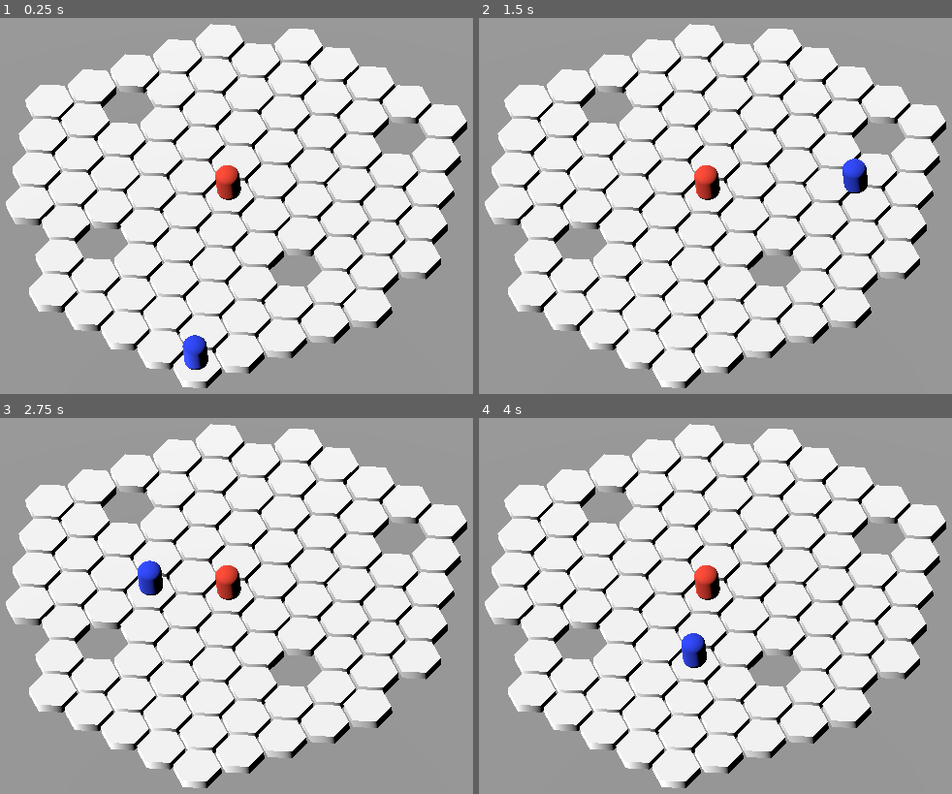
Above: before the commit, frames 1-4 (two rows, left to right).
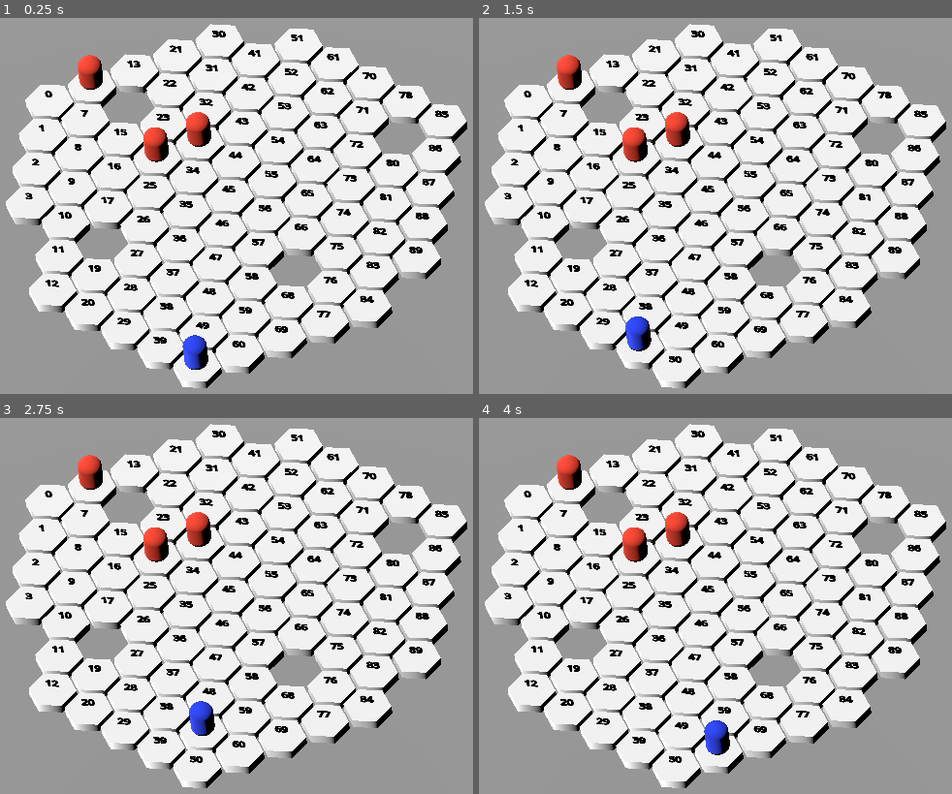
Above: after the commit, the same moments.

Repository: cwahlfeldt/hex-game-2
Game: Godot game, scene res://main.tscn
Same seed, same stepped clock (60 frames per second), same inputs: the game is played once before the commit and once after it.
Inputs (mouse positions are in pixels of both pictures, inside the frame that each line leads up to):
- Up to frame 1 (0.25 s): no input
- Up to frame 2 (1.5 s): tap Enter at 0.5 s; move the mouse to (871, 175) at 0.52 s; click (871, 175) at 0.6 s; move the mouse to (545, 221) at 1.27 s; click (545, 221) at 1.35 s
- Up to frame 3 (2.75 s): move the mouse to (297, 500) at 2.02 s; click (297, 500) at 2.1 s
- Up to frame 4 (4 s): move the mouse to (663, 684) at 2.77 s; click (663, 684) at 2.85 s; move the mouse to (933, 662) at 3.52 s; click (933, 662) at 3.6 s

The runs differ from the first frame. In frame 1, 4.6% of the frame differs, in the area x 5-95%, y 3-88%; in frame 2, 5.4%, in the area x 5-95%, y 3-92%; in frame 3, 5.4%; in frame 4, 5.4%.

Commit message:
turn queue

Diff:
--- /dev/null
+++ b/game.bak.gd
@@ -0,0 +1,77 @@
+extends Node3D
+
+const player_scene = preload("res://scenes/player/player.tscn")
+const enemy_scene = preload("res://scenes/enemy/enemy.tscn")
+
+#var player: Character
+var hex_grid
+var path_finding: AStar3D
+var player_start_hex_id = 50
+var player_path_id = 50
+var path = []
+var enemy_path = []
+var is_player_turn = true
+var enemies = []
+var rng = RandomNumberGenerator.new()
+var turn_queue: TurnQueue = TurnQueue.new()
+
+# Called when the node enters the scene tree for the first time.
+func _ready() -> void:
+	SignalBus.selected_hex.connect(_on_selected_hex)
+	var hex_grid_init = HexGrid.initialize()
+	hex_grid = hex_grid_init.grid
+	path_finding = hex_grid_init.astar
+
+	var player = init_player(50)
+	turn_queue.add_entity(player)
+
+	enemies = range(3).map(func(n):
+		var enemy = init_enemy(n)
+		turn_queue.add_entity(enemy)
+	)
+
+	turn_queue.turn_changed.connect(_on_turn_changed)
+
+
+# Called every frame. 'delta' is the elapsed time since the previous frame.
+func _process(delta: float) -> void:
+	var current_character: Character = turn_queue.get_current()
+	if current_character.path.size() > 1:
+		Animate.through_with_callback(current_character, current_character.path, _on_player_move_end)
+
+
+func _on_turn_changed(entity):
+	print("It's now " + entity.name + "'s turn!")
+
+
+func _on_player_move_end():
+	var current_character: Character = turn_queue.get_current()
+	var current_hex_id = path_finding.get_closest_point(current_character.path[1])
+	current_character.current_hex_id = current_hex_id
+	current_character.path = []
+	turn_queue.next_turn()
+
+
+func _on_selected_hex(hex):
+	var current_character: Character = turn_queue.get_current()
+	current_character.path = path_finding.get_point_path(current_character.current_hex_id, hex.index).slice(0, 2)
+	var path_ids = range(current_character.path.size()).map(func(i): return path_finding.get_closest_point(current_character.path[i]))
+	print(path_ids)
+
+
+func init_player(id: int):
+	var player = player_scene.instantiate()
+	var location = path_finding.get_point_position(id)
+	player.current_hex_id = id
+	add_child(player)
+	player.global_transform.origin = location
+	return player
+
+
+func init_enemy(id: int):
+	var enemy: Character = enemy_scene.instantiate()
+	var location = path_finding.get_point_position(id)
+	enemy.current_hex_id = id
+	add_child(enemy)
+	enemy.global_transform.origin = location
+	return enemy
--- a/game.gd
+++ b/game.gd
@@ -1,57 +1,72 @@
 extends Node3D
 
-var player_scene = preload("res://scenes/player/player.tscn")
-var enemy_scene = preload("res://scenes/enemy/enemy.tscn")
-var player
-var enemy1
-var enemy2
-var enemy3
+const player_scene = preload("res://scenes/player/player.tscn")
+const enemy_scene = preload("res://scenes/enemy/enemy.tscn")
+
 var hex_grid
 var path_finding: AStar3D
-var player_path_id = 50
-var enemy_path_id = 14
-var new_position = 50
-var path = []
-var players_turn = true
+var player_start_hex_id = 50
+var rng = RandomNumberGenerator.new()
+var turn_queue: TurnQueue = TurnQueue.new()
+var current_character: Character  # Keep track of current character
 
-
-# Called when the node enters the scene tree for the first time.
 func _ready() -> void:
 	SignalBus.selected_hex.connect(_on_selected_hex)
 	var hex_grid_init = HexGrid.initialize()
 	hex_grid = hex_grid_init.grid
 	path_finding = hex_grid_init.astar
 
-	player = init_player(path_finding.get_point_position(player_path_id))
-	enemy1 = init_enemy(path_finding.get_point_position(enemy_path_id))
+	var player = init_player(50)
+	turn_queue.add_entity(player)
 
+	range(3).map(func(n):
+		var enemy = init_enemy(rng.randi_range(0, 40))
+		turn_queue.add_entity(enemy)
+	)
 
-# Called every frame. 'delta' is the elapsed time since the previous frame.
+	turn_queue.turn_changed.connect(_on_turn_changed)
+	current_character = turn_queue.get_current()  # Initialize current character
+
 func _process(delta: float) -> void:
-	if (path_finding.get_point_path(player_path_id, new_position).size() > 1):
-		var points = path_finding.get_point_path(player_path_id, new_position)
-		Animate.through_with_callback(player, points, _on_player_move_end)
-		player_path_id = new_position
+	if current_character and current_character.path.size() > 1:
+		# Use global_transform.origin for proper position access
+		current_character.global_transform.origin = current_character.path[1]
+		#Animate.through_with_callback(
+			#current_character,
+			#current_character.path,
+			#_on_player_move_end,
+		#)
 
+func _on_turn_changed(entity):
+	print("It's now " + entity.name + "'s turn!")
+	current_character = entity  # Update current character reference
 
 func _on_player_move_end():
-	players_turn = false
-
+	if current_character and current_character.path.size() > 1:
+		current_character.current_hex_id = path_finding.get_closest_point(current_character.path[1])
+		#current_character.path = []
+		turn_queue.next_turn()
+		current_character = turn_queue.get_current()  # Update reference after turn change
 
 func _on_selected_hex(hex):
-	new_position = hex.index
-	print(path_finding.get_point_path(player_path_id, new_position))
+	if current_character:
+		var path = path_finding.get_point_path(current_character.current_hex_id, hex.index)
+		if path.size() >= 2:
+			current_character.path = path.slice(0, 2)
+			print("Path set for ", current_character.name, ": ", current_character.path)
 
-
-func init_player(location: Vector3):
-	var player = player_scene.instantiate()
+func init_player(id: int) -> Character:
+	var player: Character = player_scene.instantiate()
+	var location = path_finding.get_point_position(id)
+	player.current_hex_id = id
 	add_child(player)
 	player.global_transform.origin = location
 	return player
 
-
-func init_enemy(location: Vector3):
-	var enemy = enemy_scene.instantiate()
+func init_enemy(id: int) -> Character:
+	var enemy: Character = enemy_scene.instantiate()
+	var location = path_finding.get_point_position(id)
+	enemy.current_hex_id = id
 	add_child(enemy)
 	enemy.global_transform.origin = location
 	return enemy
--- a/scenes/enemy/enemy.gd
+++ b/scenes/enemy/enemy.gd
@@ -1,4 +1,8 @@
-extends Node3D
+class_name Enemy
+extends Character
 
-var current_hex = {}
-var health = 1
+func _ready() -> void:
+	super()
+	id = "grunt_0"
+	type = CHARACTER_TYPE.GRUNT
+	max_health = 1
--- a/scenes/player/player.gd
+++ b/scenes/player/player.gd
@@ -1,12 +1,7 @@
-extends Node3D
-
-var current_hex = {}
-var health = 2
+class_name Player
+extends Character
 
 func _ready() -> void:
-	SignalBus.selected_hex.connect(_on_select_hex)
-
-
-func _on_select_hex(hex):
-	current_hex = hex
-	print(current_hex)
+	super()
+	id = "player_0"
+	type = CHARACTER_TYPE.PLAYER
--- a/scripts/animate.gd
+++ b/scripts/animate.gd
@@ -57,6 +57,7 @@
 		return null
 
 	_kill_tween(node)
+
 	var tween = _create_tween(node, config)
 
 	var points_to_use = positions.duplicate()
--- /dev/null
+++ b/scripts/character.gd
@@ -0,0 +1,40 @@
+extends Node3D
+
+class_name Character
+
+signal health_changed(new_health, max_health)
+signal character_died(id)
+
+enum CHARACTER_TYPE {PLAYER, GRUNT}
+
+@export var id: String = "character_0"
+@export var type: CHARACTER_TYPE = CHARACTER_TYPE.PLAYER
+@export var max_health: int = 3
+@export var move_range: int = 1
+@export var atk_range: int = 1
+@export var current_hex_id: int = 0
+@export var path: PackedVector3Array = []:
+	set(value):
+		path = value
+		print("Path set for ", name, ": ", path)
+
+
+var current_health: int = max_health:
+	set(value):
+		current_health = clampi(value, 0, max_health)
+		emit_signal("health_changed", current_health, max_health)
+		if current_health <= 0:
+			emit_signal("character_died", id)
+
+func _ready() -> void:
+	current_health = max_health
+
+func take_damage(amount: int) -> void:
+	current_health -= amount
+
+func heal(amount: int) -> void:
+	current_health += amount
+
+# Add this method to handle position updates
+func update_position(new_position: Vector3) -> void:
+	global_transform.origin = new_position
--- a/scripts/hex_grid.gd
+++ b/scripts/hex_grid.gd
@@ -1,4 +1,6 @@
 extends Node3D
+
+const HEX_SCENE = preload("res://scenes/hex/hex.tscn")
 
 const ORIENTATION = {
 	"f0": 3.0 / 2.0,
@@ -19,7 +21,7 @@
 
 @export var MAP_SIZE = 5
 @export var current_player_coords = Vector3(0,0,0)
-@export var show_labels = false
+@export var show_labels = true
 
 var DIRECTIONS = {
 	"northWest": hex(-1, 0, 1),
@@ -30,23 +32,26 @@
 	"southEast": hex(1, 0, -1),
 }
 
-var HEX_SCENE = preload("res://scenes/hex/hex.tscn")
 
 func initialize():
 	var grid = draw_grid()
 	var astar: AStar3D = AStar3D.new()
+
 	for hex in grid:
 		astar.add_point(hex.index, hex.vectors, 1)
 		for neighbor in hex.neighbors:
-			astar.connect_points(hex.index, neighbor)
+			if astar.has_point(neighbor):
+				astar.connect_points(hex.index, neighbor)
 
 	return {"grid": grid, "astar": astar}
+
 
 func create_grid_structure():
 	var cubic_grid = hex_shaped_grid(MAP_SIZE)
 	var meters_grid = create_grid_3d_coords(cubic_grid)
 	var merged_grid = []
 	var i = 0
+
 	for cubic_coord in cubic_grid:
 		var tile_data = {
 			"cubic": cubic_coord,
@@ -54,14 +59,16 @@
 			"neighbors": find_hex_matches(cubic_grid, get_all_neighbors(cubic_coord)),
 			"index": i
 		}
+
 		merged_grid.append(tile_data)
 		i = i + 1
+
 	return merged_grid
 
 
 func draw_grid():
 	var grid = remove_random_elements(create_grid_structure(), 8)
-	print(grid)
+
 	for hex in grid:
 		var hex_mesh = HEX_SCENE.instantiate()
 		hex_mesh.hex = hex
@@ -74,6 +81,7 @@
 			label3d.font_size = 48
 			label3d.modulate = Color(0,0,0,1)
 			add_child(label3d)
+
 	return grid
 
 
--- /dev/null
+++ b/scripts/turn_queue.gd
@@ -0,0 +1,62 @@
+extends Node3D
+
+class_name TurnQueue
+
+# Array to store entities in the queue
+var queue: Array = []
+var current_index: int = 0
+
+# Signal emitted when turn changes
+signal turn_changed(entity)
+
+func _init():
+	queue = []
+	current_index = 0
+
+# Add an entity to the queue
+func add_entity(entity) -> void:
+	queue.append(entity)
+
+# Remove an entity from the queue
+func remove_entity(entity) -> void:
+	var entity_index = queue.find(entity)
+	if entity_index != -1:
+		queue.remove_at(entity_index)
+		# Adjust current_index if needed
+		if entity_index < current_index:
+			current_index -= 1
+		elif current_index >= queue.size():
+			current_index = 0
+
+# Get the entity whose turn it currently is
+func get_current() -> Node:
+	if queue.is_empty():
+		return null
+	return queue[current_index]
+
+# Advance to the next turn
+func next_turn() -> void:
+	if queue.is_empty():
+		return
+
+	current_index = (current_index + 1) % queue.size()
+	emit_signal("turn_changed", get_current())
+
+# Reset the queue to the beginning
+func reset() -> void:
+	current_index = 0
+	if not queue.is_empty():
+		emit_signal("turn_changed", get_current())
+
+# Clear all entities from the queue
+func clear() -> void:
+	queue.clear()
+	current_index = 0
+
+# Get the number of entities in the queue
+func size() -> int:
+	return queue.size()
+
+# Check if the queue is empty
+func is_empty() -> bool:
+	return queue.is_empty()
